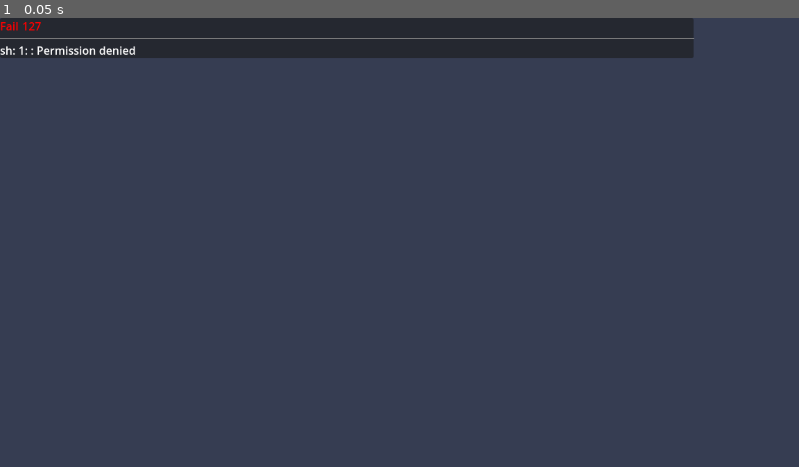
Above: before the commit, frame 1.
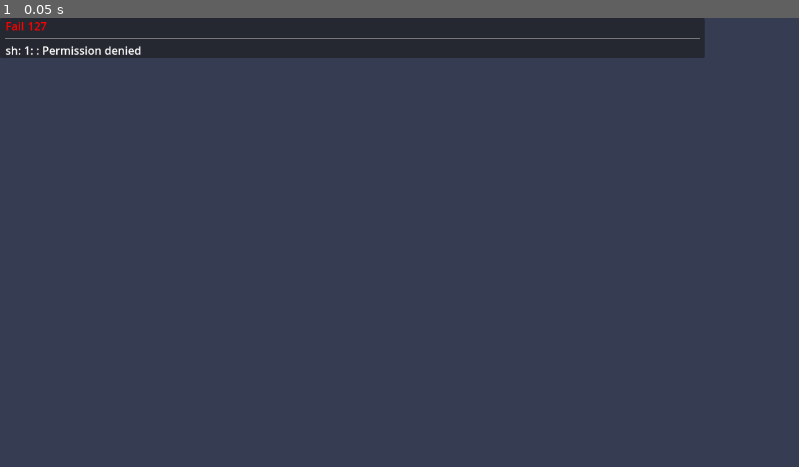
Above: after the commit, the same moment.

Repository: KoBeWi/Godot-Project-Builds
Game: Godot game, scene res://Nodes/Command.tscn
Two runs of this game, one before a commit and one after it. Both use one fixed random seed, a clock stepped at 60 frames per second and the inputs below. This scene is started directly instead of the project's main scene.
Inputs:
- Up to frame 1 (0.05 s): no input

The runs differ from the first frame. In frame 1, 0.4% of the frame differs, in the area x 0-89%, y 0-9%.

Commit message:
Działają rzeczy

Diff:
--- a/Nodes/Command.gd
+++ b/Nodes/Command.gd
@@ -1,10 +1,13 @@
 extends Control
+
+const COLLAPSED_SIZE = 5
 
 var command: String
 var arguments: PackedStringArray
 
 var thread: Thread
 var output: Array
+var output_lines: Array[String]
 var result: int
 
 signal success
@@ -34,23 +37,31 @@
 		if result == 0:
 			%Status.text = "Success"
 			%Status.modulate = Color.GREEN
-			%Code.text = str(result)
 			%Code.modulate = Color.GREEN
 			success.emit()
 		else:
 			%Status.text = "Fail"
 			%Status.modulate = Color.RED
-			%Code.text = str(result)
 			%Code.modulate = Color.RED
 			fail.emit()
+
+		%Code.text = str(result)
 
 		await get_tree().process_frame
 		%Output.show()
 		if output[0].is_empty():
-			%Output.text = "No Output"
+			%OutputLabel.text = "No Output"
 		else:
-			%Output.text = output[0]
+			output_lines.assign(output[0].split("\n"))
+			if output_lines.size() <= COLLAPSED_SIZE:
+				expand_output()
+			else:
+				%OutputLabel.text = "\n".join(output_lines.slice(-COLLAPSED_SIZE - 1))
+				%ExpandButton.text %= output_lines.size()
 
+func expand_output() -> void:
+	%OutputLabel.text = "\n".join(output_lines)
+	%ExpandButton.hide()
 
 func _on_command_gui_input(event: InputEvent) -> void:
 	if event is InputEventMouseButton and event.pressed:
--- a/Nodes/Command.tscn
+++ b/Nodes/Command.tscn
@@ -119,30 +119,34 @@
 [node name="Command" type="PanelContainer"]
 offset_right = 1000.0
 offset_bottom = 26.0
-size_flags_horizontal = 4
+size_flags_horizontal = 3
 script = ExtResource("1_l0kiu")
 
-[node name="VBoxContainer" type="VBoxContainer" parent="."]
+[node name="MarginContainer" type="MarginContainer" parent="."]
+layout_mode = 2
+theme_override_constants/margin_left = 8
+theme_override_constants/margin_right = 8
+
+[node name="VBoxContainer" type="VBoxContainer" parent="MarginContainer"]
 custom_minimum_size = Vector2(1000, 0)
 layout_mode = 2
-size_flags_horizontal = 4
 
-[node name="HBoxContainer" type="HBoxContainer" parent="VBoxContainer"]
+[node name="HBoxContainer" type="HBoxContainer" parent="MarginContainer/VBoxContainer"]
 layout_mode = 2
 
-[node name="Status" type="Label" parent="VBoxContainer/HBoxContainer"]
+[node name="Status" type="Label" parent="MarginContainer/VBoxContainer/HBoxContainer"]
 unique_name_in_owner = true
 layout_mode = 2
 size_flags_horizontal = 0
 text = "Executing Command"
 
-[node name="Code" type="Label" parent="VBoxContainer/HBoxContainer"]
+[node name="Code" type="Label" parent="MarginContainer/VBoxContainer/HBoxContainer"]
 unique_name_in_owner = true
 custom_minimum_size = Vector2(30, 0)
 layout_mode = 2
 horizontal_alignment = 1
 
-[node name="Control" type="Control" parent="VBoxContainer/HBoxContainer/Code"]
+[node name="Control" type="Control" parent="MarginContainer/VBoxContainer/HBoxContainer/Code"]
 layout_mode = 1
 anchors_preset = 8
 anchor_left = 0.5
@@ -152,7 +156,7 @@
 grow_horizontal = 2
 grow_vertical = 2
 
-[node name="Animation" type="AnimatedSprite2D" parent="VBoxContainer/HBoxContainer/Code/Control"]
+[node name="Animation" type="AnimatedSprite2D" parent="MarginContainer/VBoxContainer/HBoxContainer/Code/Control"]
 unique_name_in_owner = true
 scale = Vector2(0.47619, 0.47619)
 sprite_frames = SubResource("SpriteFrames_sf5fb")
@@ -160,7 +164,7 @@
 frame = 6
 frame_progress = 0.150927
 
-[node name="Command" type="Label" parent="VBoxContainer/HBoxContainer"]
+[node name="Command" type="Label" parent="MarginContainer/VBoxContainer/HBoxContainer"]
 unique_name_in_owner = true
 layout_mode = 2
 size_flags_horizontal = 3
@@ -168,12 +172,23 @@
 text = "What"
 autowrap_mode = 2
 
-[node name="HSeparator" type="HSeparator" parent="VBoxContainer"]
+[node name="HSeparator" type="HSeparator" parent="MarginContainer/VBoxContainer"]
 layout_mode = 2
 
-[node name="Output" type="Label" parent="VBoxContainer"]
+[node name="Output" type="VBoxContainer" parent="MarginContainer/VBoxContainer"]
 unique_name_in_owner = true
 visible = false
 layout_mode = 2
 
-[connection signal="gui_input" from="VBoxContainer/HBoxContainer/Command" to="." method="_on_command_gui_input"]
+[node name="ExpandButton" type="Button" parent="MarginContainer/VBoxContainer/Output"]
+unique_name_in_owner = true
+layout_mode = 2
+size_flags_horizontal = 4
+text = "Expand %d lines"
+
+[node name="OutputLabel" type="Label" parent="MarginContainer/VBoxContainer/Output"]
+unique_name_in_owner = true
+layout_mode = 2
+
+[connection signal="gui_input" from="MarginContainer/VBoxContainer/HBoxContainer/Command" to="." method="_on_command_gui_input"]
+[connection signal="pressed" from="MarginContainer/VBoxContainer/Output/ExpandButton" to="." method="expand_output"]
--- a/Scenes/Execution.gd
+++ b/Scenes/Execution.gd
@@ -28,8 +28,7 @@
 	var routine := Data.get_current_routine()
 	for task in routine["tasks"]:
 		var task_instance: Task = load("res://Tasks/%s.tscn" % task["scene"]).instantiate()
-		task_instance.hide()
-		commands_container.add_child(task_instance)
+		task_limbo.add_child(task_instance)
 
 		task_instance._initialize(Data.project_path)
 		task_instance.data = task["data"]
@@ -45,7 +44,7 @@
 	if task_count == 0:
 		return
 
-	current_task = commands_container.get_child(0)
+	current_task = task_limbo.get_child(0)
 	current_task._prepare()
 
 	var command := preload("res://Nodes/Command.tscn").instantiate()
@@ -56,6 +55,7 @@
 
 	command.arguments = current_task._get_arguments()
 	command.success.connect(on_success, CONNECT_ONE_SHOT | CONNECT_DEFERRED)
+	command.fail.connect(on_success, CONNECT_ONE_SHOT | CONNECT_DEFERRED) ## TODO inny
 	commands_container.add_child(command)
 
 	task_count -= 1
--- a/Scenes/Execution.tscn
+++ b/Scenes/Execution.tscn
@@ -2,29 +2,16 @@
 
 [ext_resource type="Script" path="res://Scenes/Execution.gd" id="1_rwjih"]
 
-[node name="Main" type="Control"]
-layout_mode = 3
+[node name="Execution" type="ScrollContainer"]
 anchors_preset = 15
 anchor_right = 1.0
 anchor_bottom = 1.0
 grow_horizontal = 2
 grow_vertical = 2
+size_flags_vertical = 3
 script = ExtResource("1_rwjih")
-metadata/_edit_lock_ = true
 
-[node name="VBoxContainer" type="VBoxContainer" parent="."]
-layout_mode = 1
-anchors_preset = 15
-anchor_right = 1.0
-anchor_bottom = 1.0
-grow_horizontal = 2
-grow_vertical = 2
-
-[node name="ScrollContainer" type="ScrollContainer" parent="VBoxContainer"]
-layout_mode = 2
-size_flags_vertical = 3
-
-[node name="CommandsContainer" type="VBoxContainer" parent="VBoxContainer/ScrollContainer"]
+[node name="CommandsContainer" type="VBoxContainer" parent="."]
 unique_name_in_owner = true
 layout_mode = 2
 size_flags_horizontal = 3
